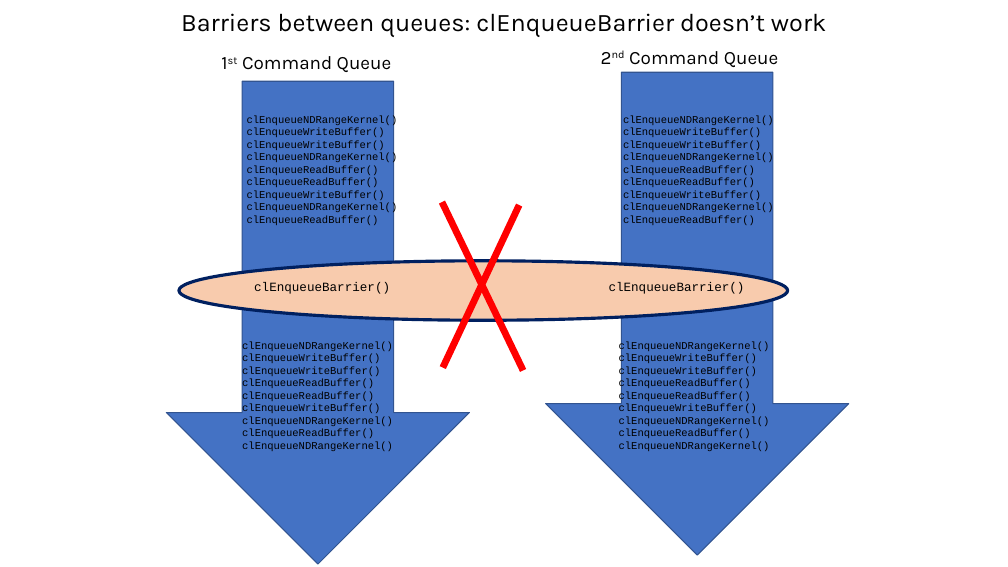
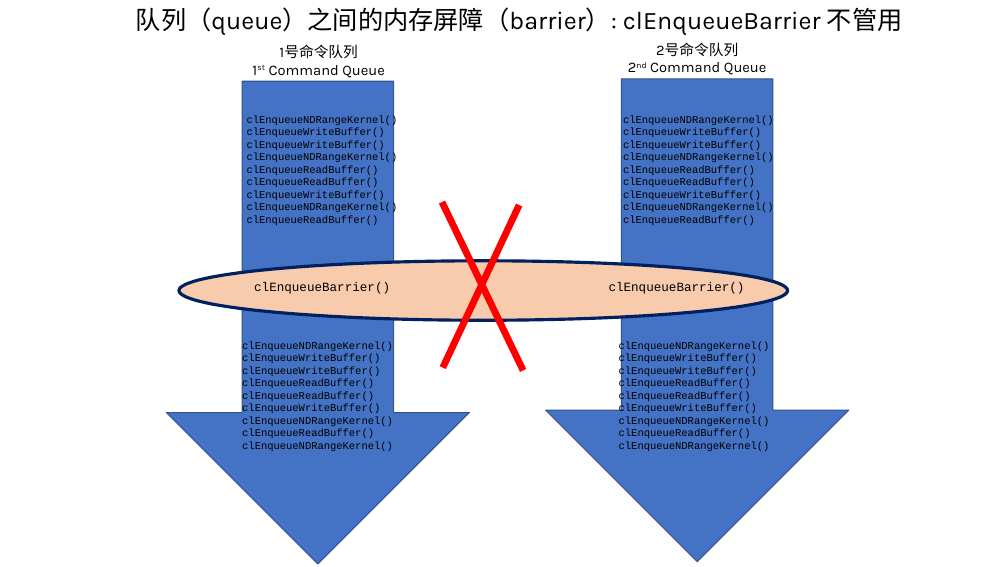
Before and after one commit to Kivy-CN/HandsOnOpenCL_CN, a slide deck: slide 7 of Translating/附录B.pptx. Drawn at 1008x567 pixels with LibreOffice and Linux fonts; fonts in the diff are those of the drawing. Boxes give left, top, right and bottom in pixels: in the first picture for what was removed or moved away, otherwise in the second. Text is boxed around its words. In the diff, an @@ line names an element or a change of style, - is before the commit and + after.

```diff
--- a/Translating/附录B.pptx
+++ b/Translating/附录B.pptx
@@ text at (136,7,903,35): text changed @@
-Barriers between queues: clEnqueueBarrier doesn’t work
+队列（queue）之间的内存屏障（barrier）: clEnqueueBarrier 不管用
@@ text "1号命令队列": place and size @@
-text "1号命令队列" at (242,56,392,72)
+text "1号命令队列" at (269,44,385,78)
@@ text at (279,44,357,59): paragraph added @@
+1号命令队列
@@ text at (656,42,738,56): paragraph added @@
+2号命令队列
@@ text at (269,65,385,78): size 18 to 14 pt in "1st Command Queue"; alignment left to centre @@
@@ down arrow: place and size @@
-down arrow at (546,73,849,556)
+down arrow at (546,79,849,562)
@@ text at (650,62,767,75): size 18 to 14 pt in "2nd Command Queue"; alignment left to centre @@
```
Also in this commit, not shown: 7 other slides changed, 1 slide added, 1 slide removed.
